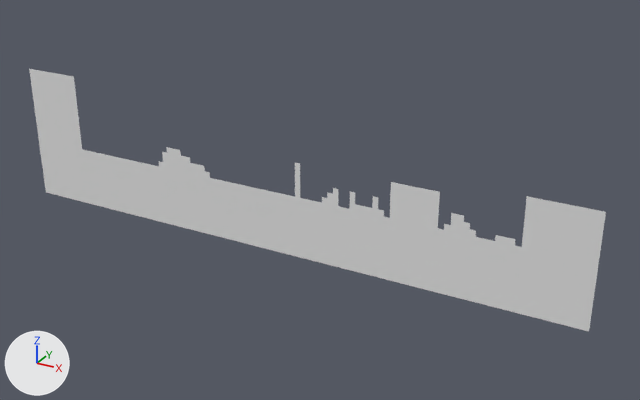
The OBJ model Assets/Tiled2Unity/Meshes/level1.obj: old version first, new version second.
The view is the same before and after, from a 50 mm camera at (303.0, -1841.0, 575.0) aimed at (-733.0, 43.0, -367.0). Arrows for +X, +Y and +Z are at lower left; the lights stay in place. Where no turn or scale is listed for an object, it has been applied to the vertices.

Names of what the first picture shows: 'level1'.
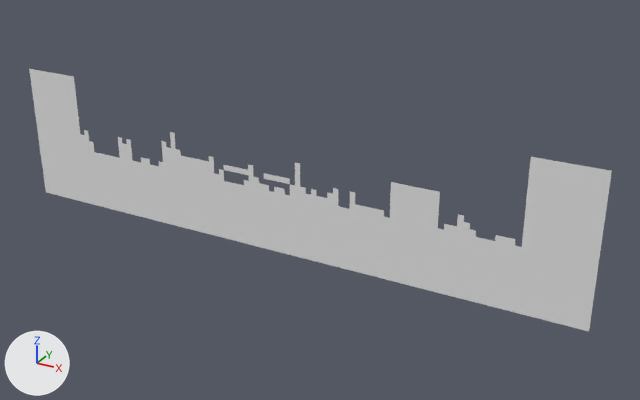
Location of each change, (x1, y1, x2, y2) in pixels of the pictures (640 x 400 px):
'level1', reshaped: before (29, 69, 606, 331); after (29, 69, 612, 331)
part 1 of me_level1, deleted: before (451, 213, 458, 226)
part 2 of me_level1, built on: before (372, 196, 378, 209); after (80, 130, 612, 212)

The change in detail:
me_level1 is used by ob_level1; location (0.0, 0.0, 0.0).
Verts and faces of me_level1; kept vertices keep their numbers, new ones are numbered from 1688.
Before the commit, vertices of me_level1: 206 (-336.0, 0.0, -320.0) at pixel (457, 220), 207 (-336.0, 0.0, -304.0) at pixel (457, 214), 220 (-336.0, 0.0, -336.0) at pixel (456, 226), 243 (-352.0, 0.0, -336.0) at pixel (450, 225), 1670 (-352.0, 0.0, -320.0) at pixel (450, 219).
Before the commit, vertices of me_level1: 1671 (-352.0, 0.0, -304.0) at pixel (451, 212).
me_level1 had 1688 vertices, 1520 faces and spanned x -1696.0..0.0, y 0.0, z -528.0..-128.0.
me_level1 now has 1850 vertices, 1650 faces and spans x -1696.0..0.0, y 0.0, z -528.0..-128.0.
Part 1, on me_level1:
Vertices deleted: 1670, 1671 (with the faces that use them).
Part 2, on me_level1:
4 vertices are removed from x -560.0..-544.0, y 0.0, z -320.0..-304.0.
2 faces are deleted.
18 vertices are added at x -992.0..-816.0, y 0.0, z -320.0..-304.0.
46 new vertices lie (0.0, 0.0, 16.0) away from vertices in x -1504.0..0.0, y 0.0, z -352.0..-224.0.
33 new vertices lie (0.0, 0.0, 16.0) away from vertices in x -1504.0..0.0, y 0.0, z -336.0..-208.0.
26 new vertices lie (0.0, 0.0, 16.0) away from vertices in x -1504.0..0.0, y 0.0, z -320.0..-192.0.
21 new vertices lie (0.0, 0.0, 16.0) away from vertices in x -1504.0..0.0, y 0.0, z -304.0..-176.0.
12 new vertices lie (0.0, 0.0, 16.0) away from vertices in x -176.0..0.0, y 0.0, z -160.0.
12 new vertices lie (0.0, 0.0, 16.0) away from vertices in x -176.0..0.0, y 0.0, z -144.0.
134 new faces join them.
